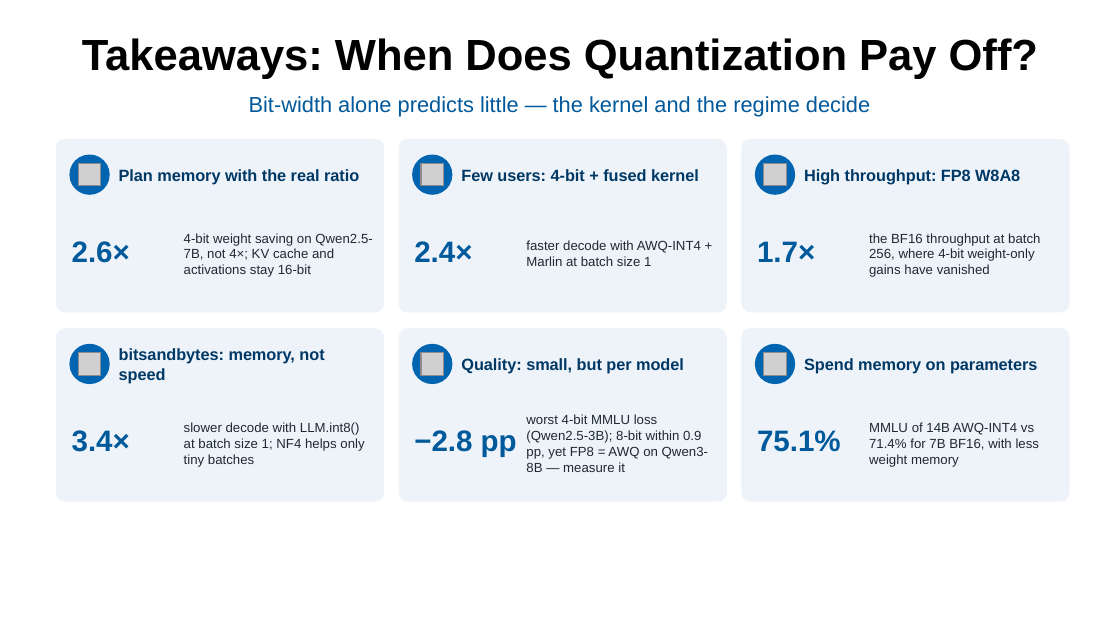
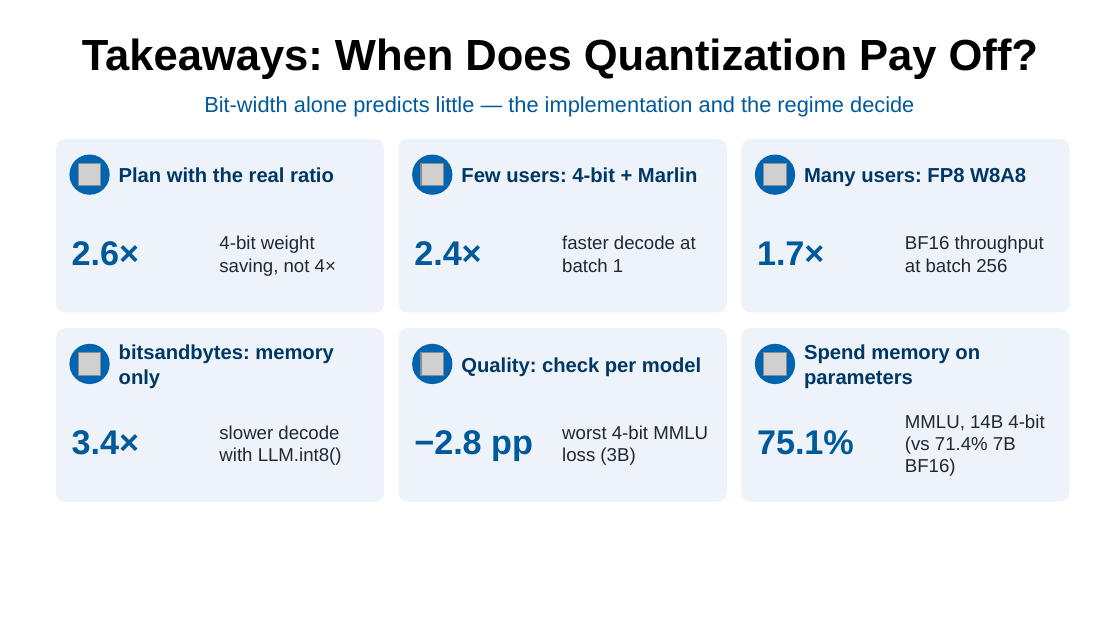
Before and after one commit to zz9tf/6359-SYS-ARCHITECT-course-work, a slide deck: slide 11 of final_project/slides/final_presentation.pptx. Drawn at 1120x630 pixels with LibreOffice and Linux fonts; fonts in the diff are those of the drawing; grey boxes stand for pictures; background and template pictures are left out. Boxes give left, top, right and bottom in pixels: in the first picture for what was removed or moved away, otherwise in the second. Text is boxed around its words. In the diff, an @@ line names an element or a change of style, - is before the commit and + after.

```diff
--- a/final_project/slides/final_presentation.pptx
+++ b/final_project/slides/final_presentation.pptx
@@ text at (204,96,914,117): text changed @@
-Bit-width alone predicts little — the kernel and the regime decide
+Bit-width alone predicts little — the implementation and the regime decide
@@ text at (119,167,334,183): text changed; size 10.5 to 13 pt @@
-Plan memory with the real ratio
+Plan with the real ratio
@@ text at (461,167,697,183): text changed; size 10.5 to 13 pt @@
-Few users: 4-bit + fused kernel
+Few users: 4-bit + Marlin
@@ text at (804,168,1026,186): text changed; size 10.5 to 13 pt @@
-High throughput: FP8 W8A8
+Many users: FP8 W8A8
@@ size 19 to 22 pt in 6 elements at (72,241,139,266), (414,241,481,265), (72,430,139,455), (414,430,533,460), (757,430,854,455), (757,241,824,265) @@
@@ text at (219,235,336,276): text changed; size 8.5 to 12 pt @@
-4-bit weight saving on Qwen2.5-7B, not 4×; KV cache and activations stay 16-bit
+4-bit weight saving, not 4×
@@ text at (562,235,696,272): text changed; size 8.5 to 12 pt @@
-faster decode with AWQ-INT4 + Marlin at batch size 1
+faster decode at batch 1
@@ text at (905,235,1044,272): text changed; size 8.5 to 12 pt @@
-the BF16 throughput at batch 256, where 4-bit weight-only gains have vanished
+BF16 throughput at batch 256
@@ text at (119,344,333,389): text changed; size 10.5 to 13 pt @@
-bitsandbytes: memory, not speed
+bitsandbytes: memory only
@@ text at (461,357,701,377): text changed; size 10.5 to 13 pt @@
-Quality: small, but per model
+Quality: check per model
@@ text "Spend memory on parameters" at (804,344,980,389): size 10.5 to 13 pt @@
@@ text at (905,414,1044,476): text changed; size 8.5 to 12 pt @@
-MMLU of 14B AWQ-INT4 vs 71.4% for 7B BF16, with less weight memory
+MMLU, 14B 4-bit (vs 71.4% 7B BF16)
@@ text at (219,425,342,465): text changed; size 8.5 to 12 pt @@
-slower decode with LLM.int8() at batch size 1; NF4 helps only tiny batches
+slower decode with LLM.int8()
@@ text at (562,425,708,465): text changed; size 8.5 to 12 pt @@
-worst 4-bit MMLU loss (Qwen2.5-3B); 8-bit within 0.9 pp, yet FP8 = AWQ on Qwen3-8B — measure it
+worst 4-bit MMLU loss (3B)
```
Also in this commit, not shown: 10 other slides changed, 30 other files.
